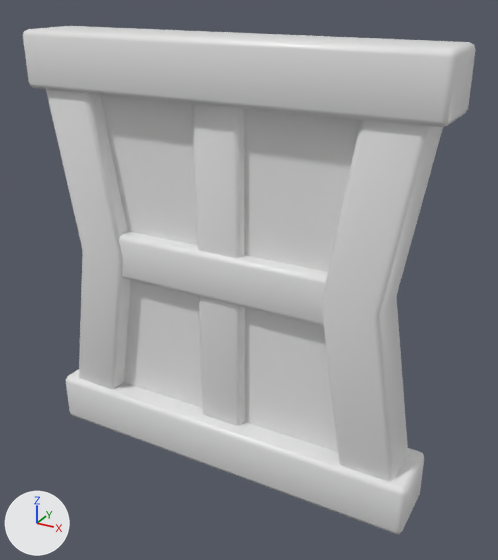
The FBX model Assets/Mesh/Modular/Mesh_Modular_Window.fbx, before and after one commit.
Both versions are drawn from a 50 mm camera at (1.17, -1.97, 2.47) aimed at (0.07, 0.03, 1.47). The axes (+X, +Y, +Z) are drawn at lower left. The lights are the same throughout. Where no turn or scale is listed for an object, it has been applied to the vertices.

The older version as bpy lines, for what is in view:
```python
mat_mat_wood = principled_material('Mat_Wood')
mat_mat_wood.base_color = (0.8, 0.8, 0.8)  # white #e7e7e7
mat_mat_wood.roughness = 0.4
me_cube_003 = bpy.data.meshes.new('Cube.003')
me_cube_003.from_pydata(...)  # 360 vertices, 348 faces; spans x -0.75..0.75, y -0.12..0.12, z 0.7..2.3
me_cube_003.materials.append(mat_mat_wood)  # white #e7e7e7
me_grid_003 = bpy.data.meshes.new('Grid.003')
me_grid_003.from_pydata([(-0.683, -0.034, 0.817), (0.0, -0.034, 0.817), (0.683, -0.034, 0.817), (-0.541, -0.034, 1.5), (0.0, -0.034, 1.5), (0.541, -0.034, 1.5), (-0.683, -0.034, 2.183), (0.0, -0.034, 2.183), (0.683, -0.034, 2.183)], [], [(0, 1, 4, 3), (1, 2, 5, 4), (3, 4, 7, 6), (4, 5, 8, 7)])
me_grid_003.materials.append(mat_mat_wall)  # its picture is missing
ob_glass = bpy.data.objects.new('Glass', me_grid_003)
ob_glass.location = (0.0, 0.0, 0.0)
ob_modular_window = bpy.data.objects.new('Modular_Window', me_cube_003)
ob_modular_window.location = (0.0, 0.0, 0.0)
```
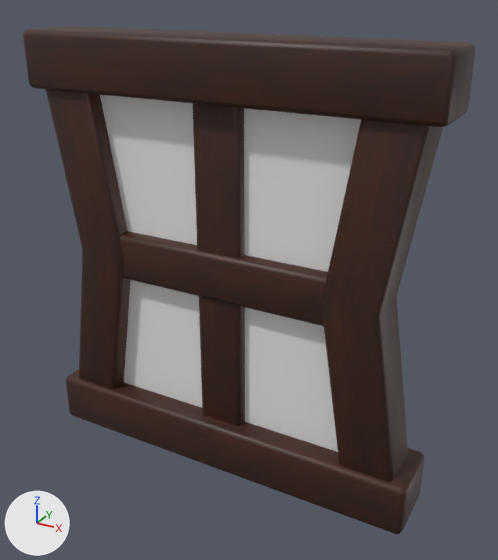
The newer file is also turned or shifted as a whole; pictures and numbers use the older file's frame.

Where the change shows, as pixel boxes [x1, y1, x2, y2] in the pictures (498 x 560 px):
'Modular_Window', surface changed (grey to brown)
    both: [23, 26, 475, 534]

Diff of the bpy script that builds the scene:
```diff
--- a/Assets/Mesh/Modular/Mesh_Modular_Window.fbx.py
+++ b/Assets/Mesh/Modular/Mesh_Modular_Window.fbx.py
@@ img_t_mat_tiling_wood_v03_albedotransparency_png @@
+img_t_mat_tiling_wood_v03_albedotransparency_png = load_image('T_Mat_Tiling_Wood_v03_AlbedoTransparency.png', '../../Textures/Tiling/Mat_Tiling_Wood_v03/T_Mat_Tiling_Wood_v03_AlbedoTransparency.png', 1024, 1024, 'sRGB')
@@ mat_mat_wood @@
 mat_mat_wood = principled_material('Mat_Wood')
-mat_mat_wood.base_color = (0.8, 0.8, 0.8)  # white #e7e7e7
-mat_mat_wood.roughness = 0.4
+mat_mat_wood.texture = img_t_mat_tiling_wood_v03_albedotransparency_png
```
